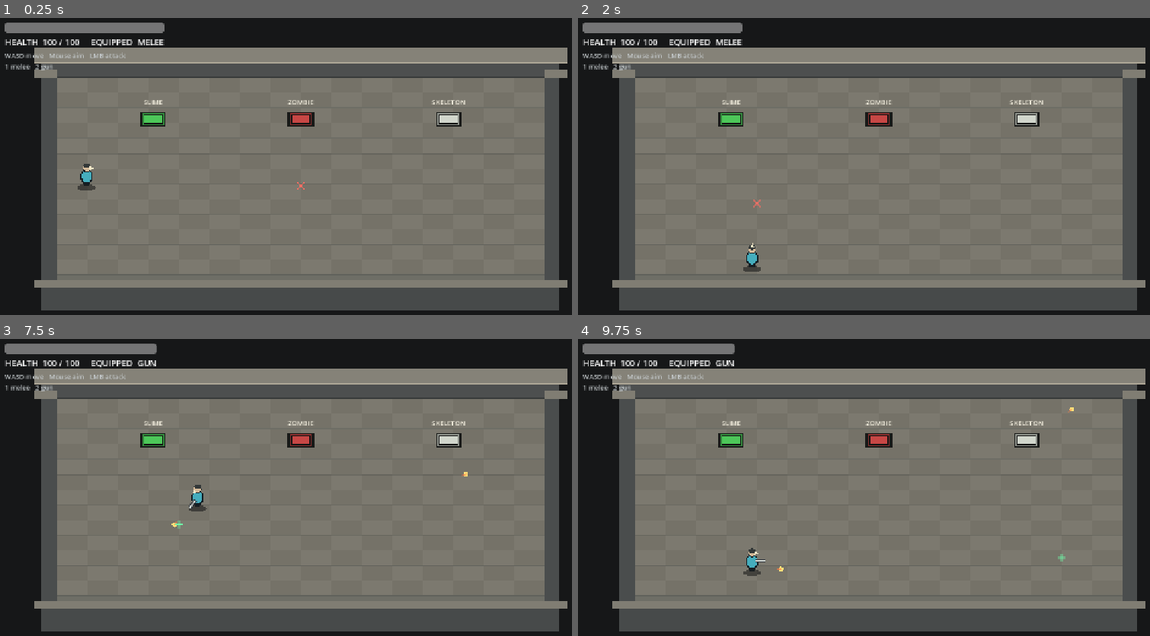
Above: before the commit, frames 1-4 (two rows, left to right).
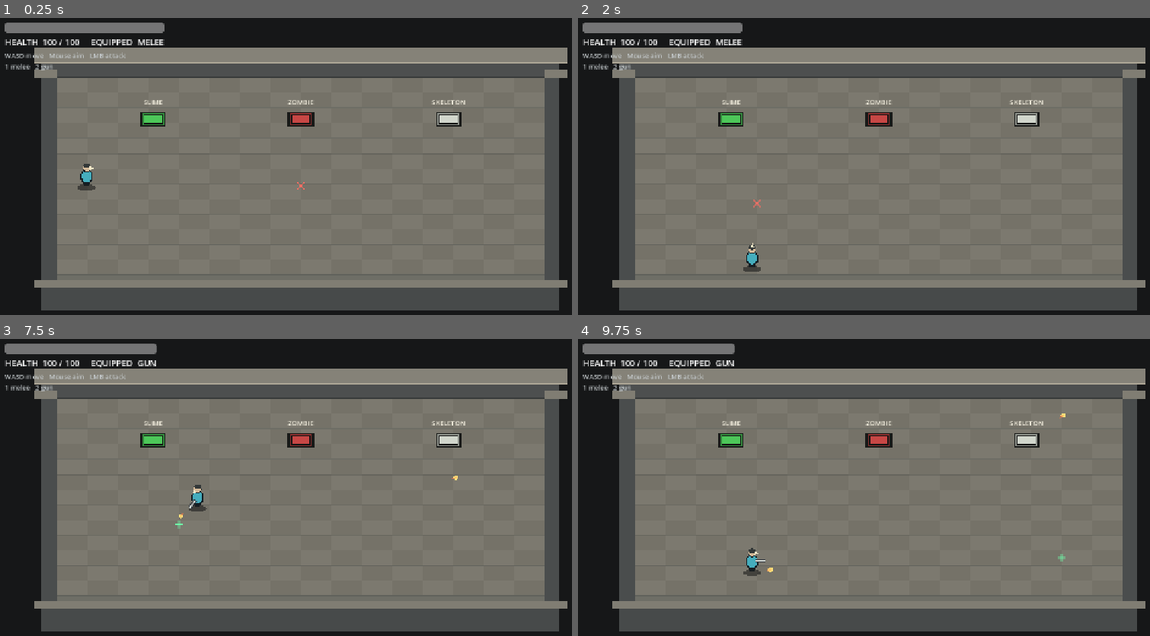
Above: after the commit, the same moments.

Repository: manbeast945/Cmbat_Mechs
Game: Godot game, scene res://scenes/arena.tscn
Two runs of this game, one before a commit and one after it. Both use one fixed random seed, a clock stepped at 60 frames per second and the inputs below.
Inputs (mouse positions are in pixels of both pictures, inside the frame that each line leads up to):
- Up to frame 1 (0.25 s): no input
- Up to frame 2 (2 s): tap Enter at 0.5 s; move the mouse to (1012, 169) at 0.52 s; hold D 0.53-1.28 s; hold R 0.53-1.28 s; click (1012, 169) at 0.67 s; move the mouse to (755, 202) at 1.27 s; hold S from 1.28 s (still down); tap 1 at 1.35 s; click (755, 202) at 1.42 s
- Up to frame 3 (7.5 s): move the mouse to (360, 431) at 2.02 s; release S at 2.03 s; hold D 2.03-2.78 s; hold 2 2.03-2.78 s; click (360, 431) at 2.17 s; move the mouse to (268, 576) at 2.77 s; hold W 2.78-3.53 s; tap one key every 1.5 s from 2.85 s: R 2 1 R; click (268, 576) at 2.92 s; move the mouse to (486, 558) at 3.52 s; hold 1 3.53-4.28 s; hold A 3.53-5.03 s; click (486, 558) at 3.67 s; move the mouse to (120, 454) at 4.27 s; click (120, 454) at 4.42 s; move the mouse to (331, 508) at 5.02 s; hold S 5.03-5.78 s; hold R 5.03-5.78 s; click (331, 508) at 5.17 s; move the mouse to (211, 422) at 5.77 s; hold D 5.78-6.53 s; click (211, 422) at 5.92 s; move the mouse to (434, 490) at 6.52 s; hold W 6.53-7.28 s; hold 2 6.53-7.28 s; click (434, 490) at 6.67 s; move the mouse to (177, 523) at 7.27 s; hold D from 7.28 s (still down); click (177, 523) at 7.42 s
- Up to frame 4 (9.75 s): move the mouse to (938, 431) at 8.02 s; release D at 8.03 s; hold S 8.03-8.78 s; hold 1 8.03-8.78 s; click (938, 431) at 8.17 s; move the mouse to (846, 576) at 8.77 s; hold A 8.78-9.53 s; tap 2 at 8.85 s; click (846, 576) at 8.92 s; move the mouse to (1064, 558) at 9.52 s; hold W from 9.53 s (still down); hold R from 9.53 s (still down); click (1064, 558) at 9.67 s

Frames 1-2 are identical in both runs. In frame 3, less than 0.1% of the frame differs, in the area x 29-82%, y 44-64%; in frame 4, less than 0.1%, in the area x 33-87%, y 23-79%.

Commit message:
Preserve current combat prototype work

Diff:
--- a/project.godot
+++ b/project.godot
@@ -10,7 +10,7 @@
 
 [application]
 
-config/name="Hotline-Style Combat Sandbox"
+config/name="Combat_Mechs for Sex Game"
 run/main_scene="res://scenes/arena.tscn"
 config/features=PackedStringArray("4.7")
 
--- a/scenes/enemy.tscn
+++ b/scenes/enemy.tscn
@@ -4,11 +4,11 @@
 [ext_resource type="Script" uid="uid://bi2jsvtthlpch" path="res://scripts/enemy_visual.gd" id="2_visual"]
 
 [sub_resource type="CircleShape2D" id="EnemyBody"]
-radius = 17.0
+radius = 8.5
 
 [node name="Enemy" type="CharacterBody2D" unique_id=1363810007]
 collision_layer = 2
-collision_mask = 5
+collision_mask = 7
 script = ExtResource("1_enemy")
 
 [node name="Visual" type="Node2D" parent="." unique_id=2081138554]
--- a/scenes/slime.tscn
+++ b/scenes/slime.tscn
@@ -1,7 +1,8 @@
-[gd_scene load_steps=3 format=3]
+[gd_scene load_steps=4 format=3]
 
 [ext_resource type="PackedScene" path="res://scenes/enemy.tscn" id="1_enemy"]
 [ext_resource type="Script" path="res://scripts/slime.gd" id="2_slime"]
+[ext_resource type="Script" path="res://scripts/slime_visual.gd" id="3_slime_visual"]
 
 [node name="Slime" instance=ExtResource("1_enemy")]
 script = ExtResource("2_slime")
@@ -10,3 +11,6 @@
 max_health = 35
 contact_damage = 4
 contact_cooldown_seconds = 0.9
+
+[node name="Visual" parent="." index="0"]
+script = ExtResource("3_slime_visual")
--- a/scripts/enemy.gd
+++ b/scripts/enemy.gd
@@ -7,6 +7,7 @@
 @export var contact_cooldown_seconds := 0.9
 @export var enemy_color := Color(0.67, 0.30, 0.30)
 @export var stop_distance := 33.0
+@export var player_clearance_distance := 26.0
 
 var health := 70
 var visual_scale := Vector2.ONE
@@ -42,7 +43,10 @@
 
 func _update_movement(_delta: float) -> void:
 	var to_player := player.global_position - global_position
-	if to_player.length() > stop_distance:
+	if to_player.length() < player_clearance_distance:
+		var away_from_player := -to_player.normalized() if to_player.length_squared() > 0.0001 else Vector2.RIGHT
+		velocity = away_from_player * move_speed
+	elif to_player.length() > stop_distance:
 		velocity = to_player.normalized() * move_speed
 	else:
 		velocity = Vector2.ZERO
--- a/scripts/gun_weapon.gd
+++ b/scripts/gun_weapon.gd
@@ -21,7 +21,7 @@
 	cooldown_left = cooldown_seconds
 	var projectile = PROJECTILE_SCENE.instantiate()
 	user.get_parent().add_child(projectile)
-	projectile.launch(user.global_position + direction * 22.0, direction, user)
+	projectile.launch(user.global_position, direction, user)
 
 func display_name() -> String:
 	return "GUN"
--- a/scripts/projectile.gd
+++ b/scripts/projectile.gd
@@ -24,6 +24,7 @@
 
 	var next_position := global_position + direction * speed * delta
 	var query := PhysicsRayQueryParameters2D.create(global_position, next_position, collision_mask)
+	query.hit_from_inside = true
 	if owner_body != null and is_instance_valid(owner_body):
 		query.exclude = [owner_body.get_rid()]
 	var hit := get_world_2d().direct_space_state.intersect_ray(query)
--- a/scripts/slime.gd
+++ b/scripts/slime.gd
@@ -1,123 +1,163 @@
 extends CombatEnemy
 class_name CombatSlime
 
-enum MovementPhase { CHASING, PREPARING, LUNGING, RECOVERING }
+enum MovementPhase { WAITING, PREPARING, HOPPING }
 
-@export var jump_prepare_seconds := 0.45
-@export var jump_speed := 320.0
-@export var jump_distance := 120.0
-@export var jump_recovery_seconds := 0.6
-@export var jump_cooldown_seconds := 2.8
-@export var jump_trigger_distance := 220.0
+@export var hop_distance := 40.0
+@export var hop_speed := 420.0
+@export var hop_height := 12.0
+@export var hop_interval_seconds := 0.24
+@export var pre_hop_squash_seconds := 0.05
 @export var separation_radius := 48.0
-@export var separation_strength := 1.0
-@export var warning_flash_rate := 8.0
-@export var warning_color := Color(1.0, 0.84, 0.32)
-@export var lunge_color := Color(0.76, 1.0, 0.56)
+@export_range(0.0, 0.5, 0.01) var separation_strength := 0.35
+@export var minimum_spawn_spacing := 32.0
 
-var movement_phase := MovementPhase.CHASING
+var movement_phase := MovementPhase.WAITING
 var phase_time_left := 0.0
-var jump_cooldown_left := 0.0
-var lunge_direction := Vector2.RIGHT
-var lunge_distance_left := 0.0
+var hop_direction := Vector2.RIGHT
+var hop_distance_left := 0.0
+var hop_progress := 0.0
+var visual_lift := 0.0
+var hop_finish_pending := false
 var normal_color := Color(0.30, 0.78, 0.35)
 
 func _ready() -> void:
 	super._ready()
 	add_to_group("slimes")
 	normal_color = enemy_color
-	jump_cooldown_left = randf_range(0.0, jump_cooldown_seconds)
+	_apply_spawn_spacing()
+	phase_time_left = randf_range(0.0, maxf(hop_interval_seconds, 0.0))
 
 func _update_movement(delta: float) -> void:
-	jump_cooldown_left = maxf(0.0, jump_cooldown_left - delta)
 	match movement_phase:
-		MovementPhase.CHASING:
-			_update_chase()
+		MovementPhase.WAITING:
+			_update_waiting(delta)
 		MovementPhase.PREPARING:
 			_update_preparation(delta)
-		MovementPhase.LUNGING:
-			_update_lunge(delta)
-		MovementPhase.RECOVERING:
-			_update_recovery(delta)
+		MovementPhase.HOPPING:
+			_update_hop(delta)
 
-func _update_chase() -> void:
+func _update_waiting(delta: float) -> void:
+	velocity = Vector2.ZERO
+	visual_lift = 0.0
+	visual_scale = Vector2.ONE
 	enemy_color = normal_color
-	visual_scale = Vector2.ONE
-	var to_player := player.global_position - global_position
-	var separation := _get_separation_vector()
-	if to_player.length() <= jump_trigger_distance and jump_cooldown_left <= 0.0 and separation.length_squared() < 0.01:
+	phase_time_left = maxf(0.0, phase_time_left - delta)
+	if phase_time_left <= 0.0:
 		_begin_preparation()
-		return
-	var direction := to_player.normalized()
-	var separation_influence := minf(0.8, separation.length() * separation_strength)
-	var steering := direction
-	if separation_influence > 0.0:
-		steering = direction.lerp(separation.normalized(), separation_influence)
-	if steering.length_squared() > 0.0001:
-		velocity = steering.normalized() * move_speed
-	else:
-		velocity = Vector2.ZERO
-	if to_player.length() <= stop_distance and separation.length_squared() < 0.01:
-		velocity = Vector2.ZERO
 
 func _begin_preparation() -> void:
 	movement_phase = MovementPhase.PREPARING
-	phase_time_left = maxf(0.0, jump_prepare_seconds)
+	phase_time_left = maxf(0.0, pre_hop_squash_seconds)
 	velocity = Vector2.ZERO
+	visual_lift = 0.0
 	visual_scale = Vector2(1.12, 0.86)
-	enemy_color = normal_color.lerp(warning_color, 0.45)
 	if phase_time_left <= 0.0:
-		_begin_lunge()
+		_begin_hop()
 
 func _update_preparation(delta: float) -> void:
 	phase_time_left = maxf(0.0, phase_time_left - delta)
 	velocity = Vector2.ZERO
+	visual_lift = 0.0
 	visual_scale = Vector2(1.12, 0.86)
-	var elapsed := jump_prepare_seconds - phase_time_left
-	var flash := 0.45 + 0.55 * absf(sin(elapsed * warning_flash_rate * TAU))
-	enemy_color = normal_color.lerp(warning_color, flash)
 	if phase_time_left <= 0.0:
-		_begin_lunge()
+		_begin_hop()
 
-func _begin_lunge() -> void:
+func _begin_hop() -> void:
 	var to_player := player.global_position - global_position
-	lunge_direction = to_player.normalized() if to_player.length_squared() > 0.0001 else Vector2.RIGHT
-	lunge_distance_left = maxf(0.0, jump_distance)
-	jump_cooldown_left = maxf(0.0, jump_cooldown_seconds)
-	movement_phase = MovementPhase.LUNGING
-	enemy_color = lunge_color
-	visual_scale = Vector2(1.28, 0.76)
-	if lunge_distance_left <= 0.0:
-		_begin_recovery()
+	var target_direction := to_player.normalized() if to_player.length_squared() > 0.0001 else Vector2.RIGHT
+	var separation := _get_separation_vector()
+	var separation_influence := minf(0.35, separation.length() * separation_strength)
+	if separation_influence > 0.0:
+		target_direction = target_direction.lerp(separation.normalized(), separation_influence).normalized()
+	hop_direction = target_direction if target_direction.length_squared() > 0.0001 else Vector2.RIGHT
+	hop_distance_left = maxf(0.0, hop_distance)
+	hop_progress = 0.0
+	hop_finish_pending = false
+	phase_time_left = hop_distance_left / maxf(hop_speed, 0.001)
+	movement_phase = MovementPhase.HOPPING
+	if hop_distance_left <= 0.0 or hop_speed <= 0.0:
+		_finish_hop()
+		return
+	_update_hop_visual()
 
-func _update_lunge(delta: float) -> void:
-	enemy_color = lunge_color
-	visual_scale = Vector2(1.28, 0.76)
-	if delta <= 0.0 or jump_speed <= 0.0:
-		velocity = Vector2.ZERO
-		_begin_recovery()
+func _update_hop(delta: float) -> void:
+	if hop_finish_pending:
+		_finish_hop()
 		return
-	var step_distance := minf(jump_speed * delta, lunge_distance_left)
-	velocity = lunge_direction * (step_distance / delta)
-	lunge_distance_left = maxf(0.0, lunge_distance_left - step_distance)
-	if lunge_distance_left <= 0.0:
-		_begin_recovery()
+	if delta <= 0.0 or hop_speed <= 0.0:
+		_finish_hop()
+		return
+	var step_distance := minf(hop_speed * delta, hop_distance_left)
+	velocity = hop_direction * (step_distance / delta)
+	hop_distance_left = maxf(0.0, hop_distance_left - step_distance)
+	hop_progress = clampf(1.0 - hop_distance_left / maxf(hop_distance, 0.001), 0.0, 1.0)
+	_update_hop_visual()
+	if hop_distance_left <= 0.0:
+		# Let CombatEnemy.move_and_slide() apply this final movement step.
+		hop_finish_pending = true
 
-func _begin_recovery() -> void:
-	movement_phase = MovementPhase.RECOVERING
-	phase_time_left = maxf(0.0, jump_recovery_seconds)
+func _update_hop_visual() -> void:
+	visual_lift = sin(hop_progress * PI) * maxf(0.0, hop_height)
+	# Stretch slightly along the frozen hop direction while airborne.
+	var stretch := 1.08
+	var squash := 0.93
+	visual_scale = Vector2(stretch, squash)
 	enemy_color = normal_color
+
+func _finish_hop() -> void:
+	velocity = Vector2.ZERO
+	visual_lift = 0.0
 	visual_scale = Vector2.ONE
-	if phase_time_left <= 0.0:
-		movement_phase = MovementPhase.CHASING
+	enemy_color = normal_color
+	hop_finish_pending = false
+	movement_phase = MovementPhase.WAITING
+	var hop_duration := hop_distance / maxf(hop_speed, 0.001)
+	phase_time_left = maxf(0.0, hop_interval_seconds - hop_duration - pre_hop_squash_seconds)
 
-func _update_recovery(delta: float) -> void:
-	velocity = Vector2.ZERO
-	phase_time_left = maxf(0.0, phase_time_left - delta)
-	enemy_color = normal_color
-	visual_scale = Vector2.ONE
-	if phase_time_left <= 0.0:
-		movement_phase = MovementPhase.CHASING
+func _apply_spawn_spacing() -> void:
+	if minimum_spawn_spacing <= 0.0:
+		return
+	var existing_slimes: Array[CombatSlime] = []
+	for candidate in get_tree().get_nodes_in_group("slimes"):
+		var other := candidate as CombatSlime
+		if other != null and other != self:
+			existing_slimes.append(other)
+	if existing_slimes.is_empty():
+		return
+	var origin := global_position
+	var fallback_position := origin
+	var fallback_neighbor_distance := -1.0
+	var fallback_origin_distance := INF
+	var body_shape := CircleShape2D.new()
+	body_shape.radius = 17.0
+	var query := PhysicsShapeQueryParameters2D.new()
+	query.shape = body_shape
+	query.collision_mask = 4
+	for ring in range(1, 9):
+		var radius := minimum_spawn_spacing * float(ring)
+		for index in range(32):
+			var angle := TAU * float(index) / 32.0 + float(get_instance_id() % 32) * TAU / 32.0
+			var candidate_position := origin + Vector2.RIGHT.rotated(angle) * radius
+			if not _is_spawn_position_clear(candidate_position, query):
+				continue
+			var nearest_neighbor_distance := INF
+			for other in existing_slimes:
+				nearest_neighbor_distance = minf(nearest_neighbor_distance, candidate_position.distance_to(other.global_position))
+			if nearest_neighbor_distance >= minimum_spawn_spacing:
+				global_position = candidate_position
+				return
+			var candidate_distance := candidate_position.distance_to(origin)
+			if nearest_neighbor_distance > fallback_neighbor_distance or (is_equal_approx(nearest_neighbor_distance, fallback_neighbor_distance) and candidate_distance < fallback_origin_distance):
+				fallback_neighbor_distance = nearest_neighbor_distance
+				fallback_origin_distance = candidate_distance
+				fallback_position = candidate_position
+	if fallback_neighbor_distance >= 0.0:
+		global_position = fallback_position
+
+func _is_spawn_position_clear(candidate_position: Vector2, query: PhysicsShapeQueryParameters2D) -> bool:
+	query.transform = Transform2D(0.0, candidate_position)
+	return get_world_2d().direct_space_state.intersect_shape(query, 1).is_empty()
 
 func _get_separation_vector() -> Vector2:
 	if separation_radius <= 0.0:
--- /dev/null
+++ b/scripts/slime_visual.gd
@@ -0,0 +1,51 @@
+extends Node2D
+
+const OUTLINE := Color(0.09, 0.27, 0.12)
+const FACE := Color(0.07, 0.18, 0.09)
+
+var slime: CombatSlime
+
+func _ready() -> void:
+	slime = get_parent() as CombatSlime
+
+func _process(_delta: float) -> void:
+	if slime == null:
+		return
+	var airborne := slime.movement_phase == CombatSlime.MovementPhase.HOPPING and slime.stagger_left <= 0.0
+	var lift := slime.visual_lift if airborne else 0.0
+	position = Vector2(0.0, -lift)
+	rotation = 0.0
+	scale = Vector2.ONE
+	var flash_duration := 0.12 if slime.reaction_strength >= 1.0 else 0.08
+	var flash_ratio := slime.hit_flash_left / flash_duration
+	modulate = Color.WHITE.lerp(Color(1.0, 0.56, 0.36), clampf(flash_ratio, 0.0, 1.0))
+	queue_redraw()
+
+func _draw() -> void:
+	if slime == null:
+		return
+	var lift := -position.y
+	var shadow_alpha := 0.48 - minf(lift / 12.0, 0.24)
+	draw_colored_polygon(_ellipse(Vector2(0.0, lift + 4.0), Vector2(18.0 + lift * 0.15, 6.0)), Color(0.02, 0.025, 0.03, shadow_alpha))
+	var airborne := slime.movement_phase == CombatSlime.MovementPhase.HOPPING and slime.stagger_left <= 0.0
+	var body_rotation := slime.hop_direction.angle() if airborne else 0.0
+	var stagger_ratio := slime.stagger_left / 0.30
+	var stagger_scale := Vector2.ONE.lerp(Vector2(1.18, 0.84), clampf(stagger_ratio, 0.0, 1.0) * slime.reaction_strength * 0.45)
+	# Rotate around the body's center so leftward hops stay above the ground shadow.
+	draw_set_transform(Vector2(0.0, -16.0), body_rotation, slime.visual_scale * stagger_scale)
+	draw_colored_polygon(_ellipse(Vector2(0.0, 1.0), Vector2(18.0, 14.0)), OUTLINE)
+	draw_colored_polygon(_ellipse(Vector2.ZERO, Vector2(15.5, 11.5)), slime.enemy_color)
+	draw_colored_polygon(_ellipse(Vector2(-4.5, -4.0), Vector2(5.0, 3.2)), Color(0.62, 0.91, 0.52, 0.6))
+	draw_circle(Vector2(-4.5, 2.0), 1.5, FACE)
+	draw_circle(Vector2(4.5, 2.0), 1.5, FACE)
+	draw_set_transform(Vector2.ZERO, 0.0, Vector2.ONE)
+	draw_rect(Rect2(-17.0, -39.0, 34.0, 5.0), Color(0.10, 0.10, 0.10))
+	var health_ratio := float(slime.health) / float(slime.max_health)
+	draw_rect(Rect2(-16.0, -38.0, 32.0 * health_ratio, 3.0), Color(0.56, 0.91, 0.47))
+
+func _ellipse(center: Vector2, radii: Vector2) -> PackedVector2Array:
+	var points := PackedVector2Array()
+	for index in range(24):
+		var angle := TAU * float(index) / 24.0
+		points.append(center + Vector2(cos(angle) * radii.x, sin(angle) * radii.y))
+	return points
Not shown, added: scripts/slime_visual.gd.uid
